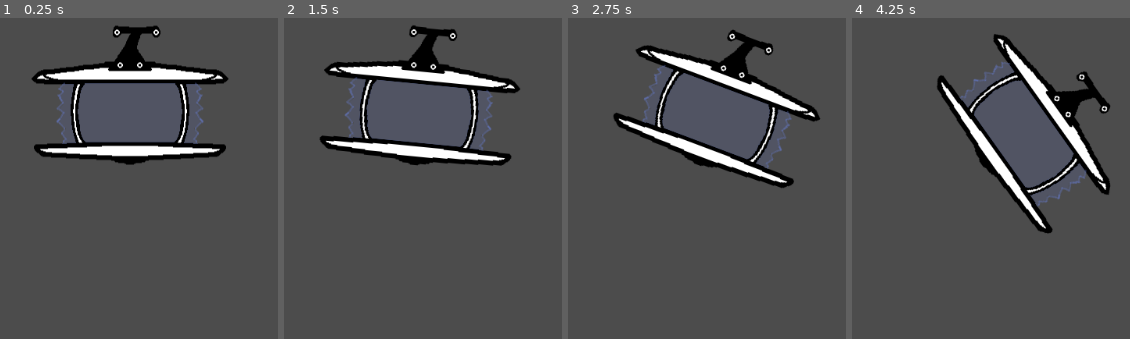
Above: before the commit, frames 1-4 (left to right).
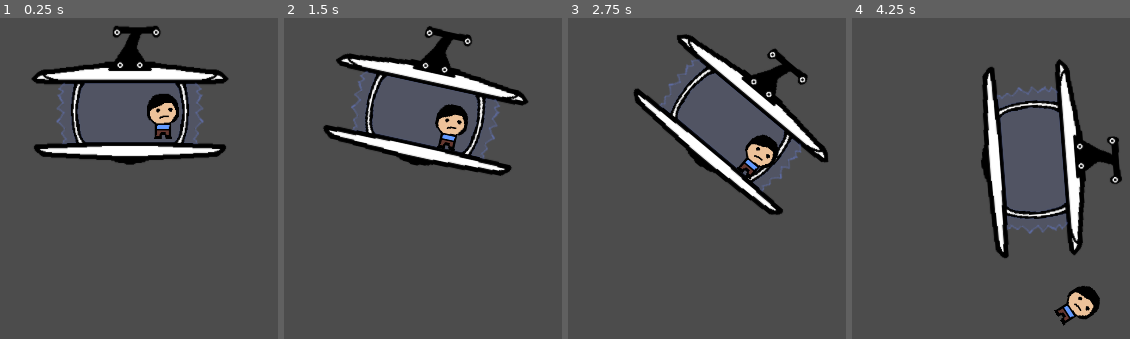
Above: after the commit, the same moments.

Repository: butkeim/LDJAM49
Game: Godot game, scene res://scenes/main/test.tscn
Same seed, same stepped clock (60 frames per second), same inputs: the game is played once before the commit and once after it.
Inputs:
- Up to frame 1 (0.25 s): no input
- Up to frame 2 (1.5 s): no input
- Up to frame 3 (2.75 s): no input
- Up to frame 4 (4.25 s): no input

The runs differ from the first frame. In frame 1, 1.9% of the frame differs, in the area x 13-81%, y 3-44%; in frame 2, 12%; in frame 3, 15%; in frame 4, 16%, in the area x 30-98%, y 4-96%.

Commit message:
add sprite to people

Diff:
--- a/project.godot
+++ b/project.godot
@@ -17,7 +17,7 @@
 [display]
 
 mouse_cursor/custom_image="res://icon.png"
-window/stretch/mode="viewport"
+window/stretch/mode="2d"
 window/stretch/aspect="keep"
 
 [importer_defaults]
--- a/scenes/main/test.tscn
+++ b/scenes/main/test.tscn
@@ -1,12 +1,7 @@
-[gd_scene load_steps=4 format=2]
+[gd_scene load_steps=3 format=2]
 
 [ext_resource path="res://scenes/world/cabin/cabin.tscn" type="PackedScene" id=1]
-
-[sub_resource type="PhysicsMaterial" id=2]
-friction = 0.2
-
-[sub_resource type="RectangleShape2D" id=1]
-extents = Vector2( 12.7692, 22.2791 )
+[ext_resource path="res://scenes/world/people/people.tscn" type="PackedScene" id=2]
 
 [node name="Node2D" type="Node2D"]
 
@@ -16,9 +11,5 @@
 scale = Vector2( 0.531987, 0.537977 )
 current = true
 
-[node name="RigidBody2D" type="RigidBody2D" parent="."]
-position = Vector2( 20, 0 )
-physics_material_override = SubResource( 2 )
-
-[node name="CollisionShape2D" type="CollisionShape2D" parent="RigidBody2D"]
-shape = SubResource( 1 )
+[node name="People" parent="." instance=ExtResource( 2 )]
+position = Vector2( 41.6624, 9.76974 )
--- a/scenes/world/people/people.tscn
+++ b/scenes/world/people/people.tscn
@@ -1,17 +1,22 @@
-[gd_scene load_steps=4 format=2]
+[gd_scene load_steps=5 format=2]
 
 [ext_resource path="res://scenes/world/people/people.gd" type="Script" id=1]
+[ext_resource path="res://assets/bob.png" type="Texture" id=2]
 
-[sub_resource type="PhysicsMaterial" id=2]
+[sub_resource type="PhysicsMaterial" id=1]
 friction = 0.03
 rough = true
 
-[sub_resource type="RectangleShape2D" id=1]
-extents = Vector2( 4.71783, 9.15524 )
+[sub_resource type="RectangleShape2D" id=2]
+extents = Vector2( 20.5214, 27.7298 )
 
 [node name="People" type="RigidBody2D"]
-physics_material_override = SubResource( 2 )
+physics_material_override = SubResource( 1 )
 script = ExtResource( 1 )
 
 [node name="CollisionShape2D" type="CollisionShape2D" parent="."]
-shape = SubResource( 1 )
+position = Vector2( 0, 3 )
+shape = SubResource( 2 )
+
+[node name="bob" type="Sprite" parent="."]
+texture = ExtResource( 2 )
Not shown: 3 places in scenes/world/cabin/cabin.tscn that only renumber resources
